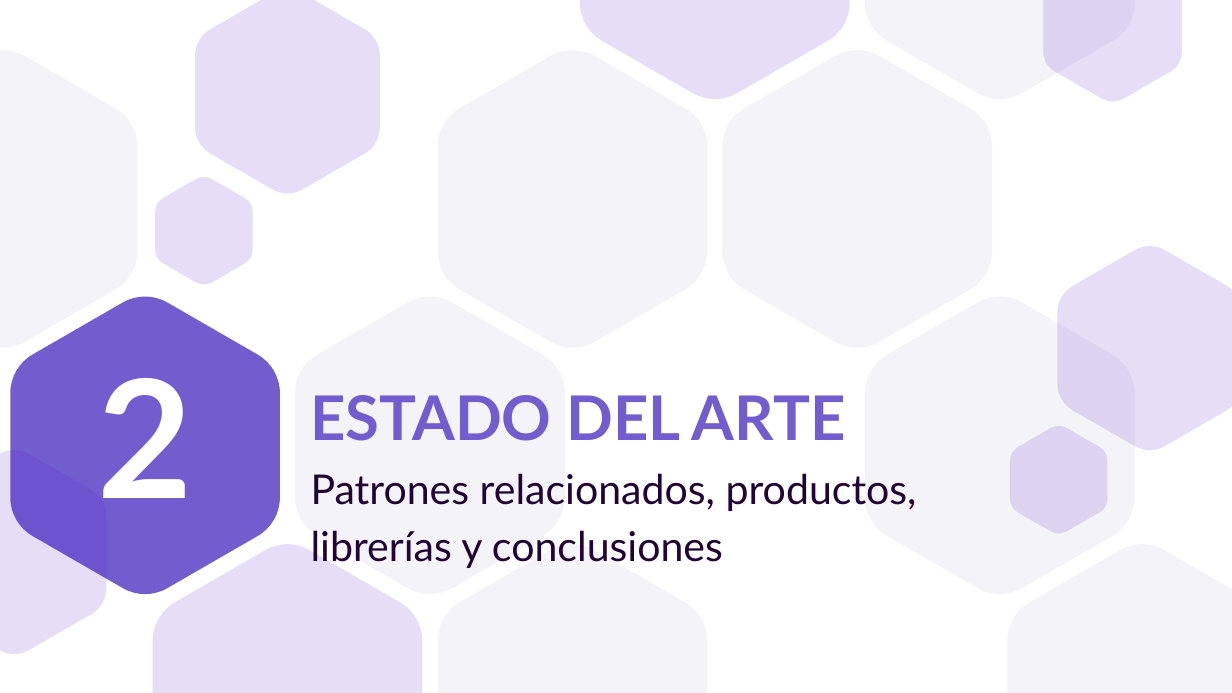
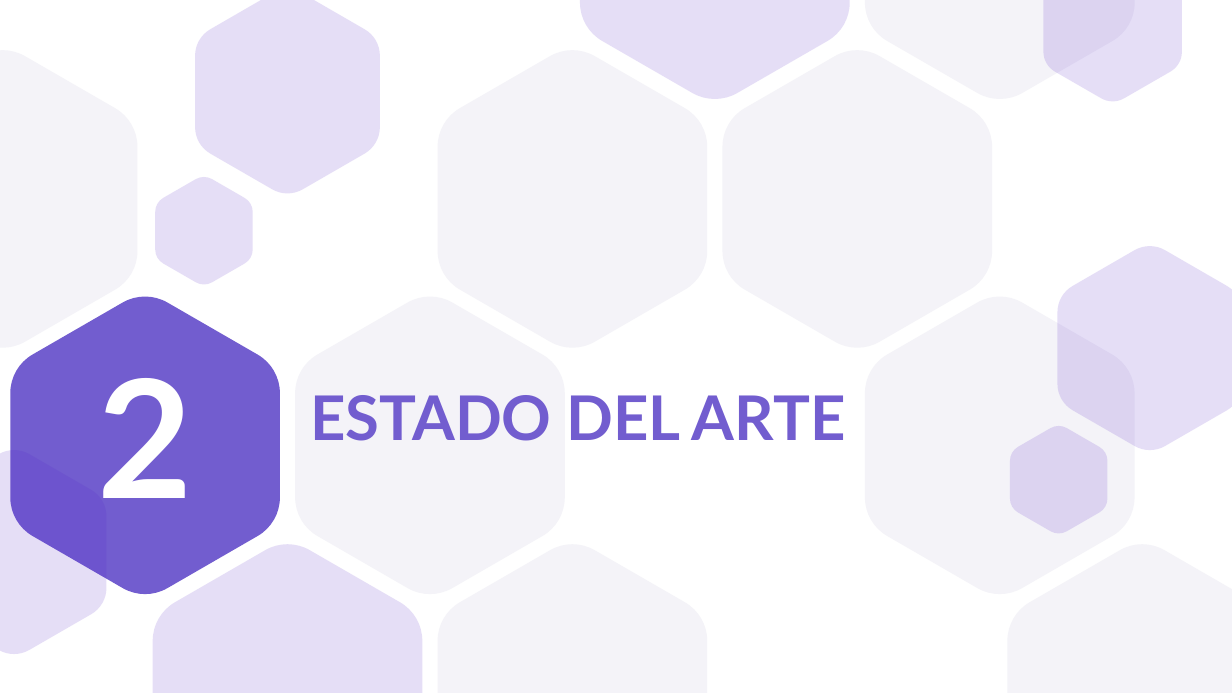
Before and after one commit to a1ex9788/TFG, a slide deck: slide 10 of TFG_AlejandroCarrion.pptx. Drawn at 1232x693 pixels with LibreOffice and Linux fonts; fonts in the diff are those of the drawing. Boxes give left, top, right and bottom in pixels: in the first picture for what was removed or moved away, otherwise in the second. Text is boxed around its words. In the diff, an @@ line names an element or a change of style, - is before the commit and + after.

```diff
--- a/TFG_AlejandroCarrion.pptx
+++ b/TFG_AlejandroCarrion.pptx
@@ subtitle removed at (311,473,917,568) @@
-Patrones relacionados, productos, librerías y conclusiones
```
Also in this commit, not shown: 2 other slides changed.
